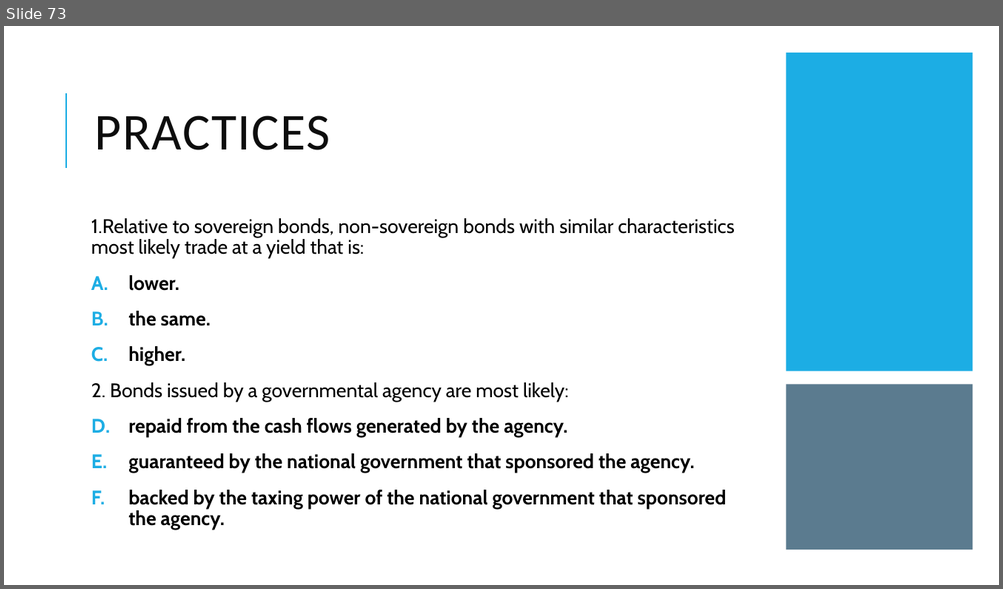
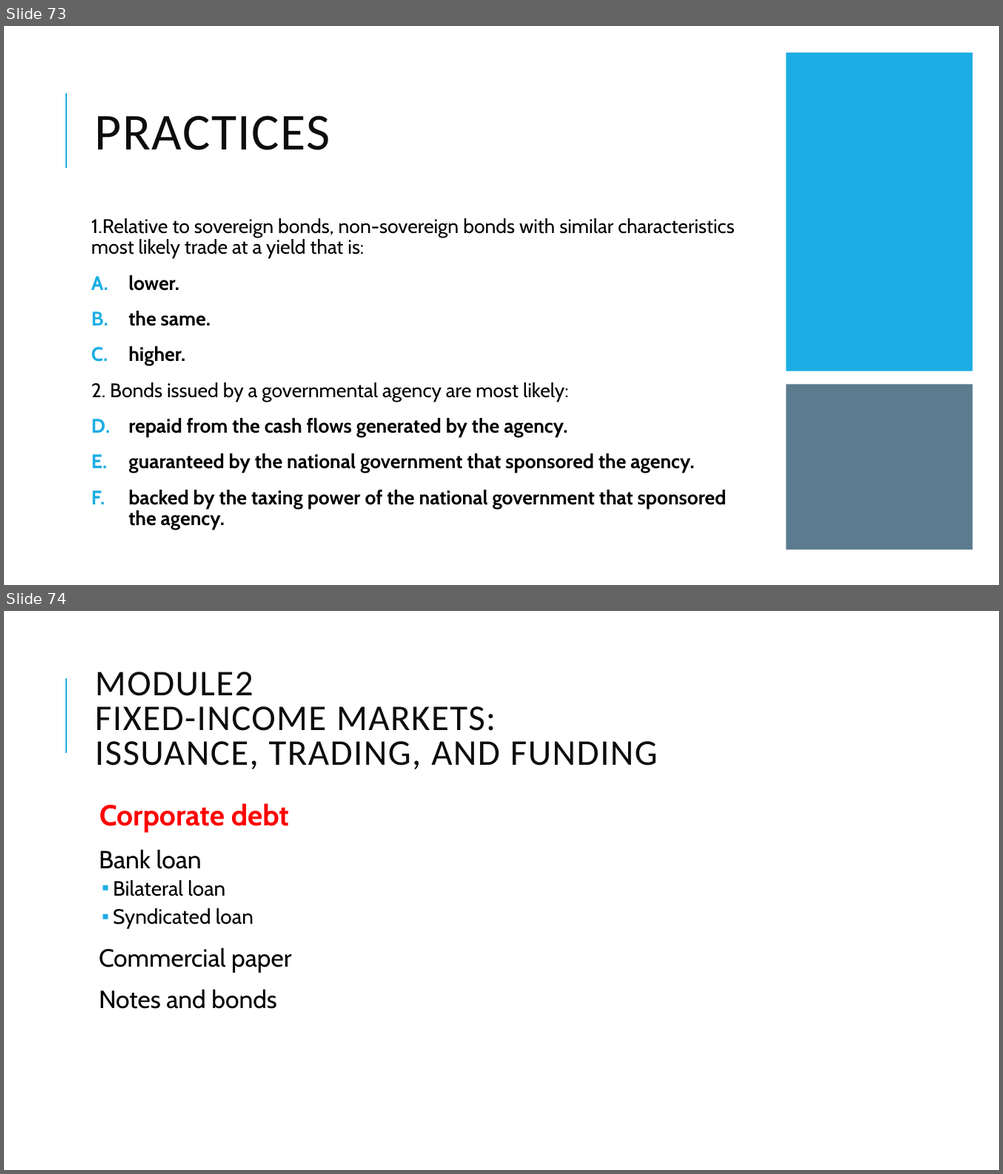
Before and after one commit to Isco0530/data, a slide deck: Fixed Income.pptx. Shown one above the other, each under a label of ours: slide 73 before the commit, slides 73 and 74 after it. The pictures are 1003x589 and 1003x1174 pixels, drawn with LibreOffice and Linux fonts; fonts in the diff are those of the drawing. Boxes give left, top, right and bottom in pixels: in the first picture for what was removed or moved away, otherwise in the second. Text is boxed around its words. In the diff, an @@ line names an element or a change of style, - is before the commit and + after.

```diff
--- a/Fixed Income.pptx
+++ b/Fixed Income.pptx
@@ slide 74 added at <box>4,611,999,1170</box>, background #FFFFFF; not listed: 1 template element that a slide beside it also shows @@
@@ title added at <box>95,672,657,769</box>, 35 pt, text #0D0D0D @@
+MODULE2
+FIXED-INCOME MARKETS:
+ISSUANCE, TRADING, AND FUNDING
@@ text added at <box>99,803,292,1009</box>, 24 pt, text #000000 @@
+  Corporate debt
+  Bank loan
+  ▪ Bilateral loan
+  ▪ Syndicated loan
+  Commercial paper
+  Notes and bonds
```
Also in this commit, not shown: 6 other slides added.
